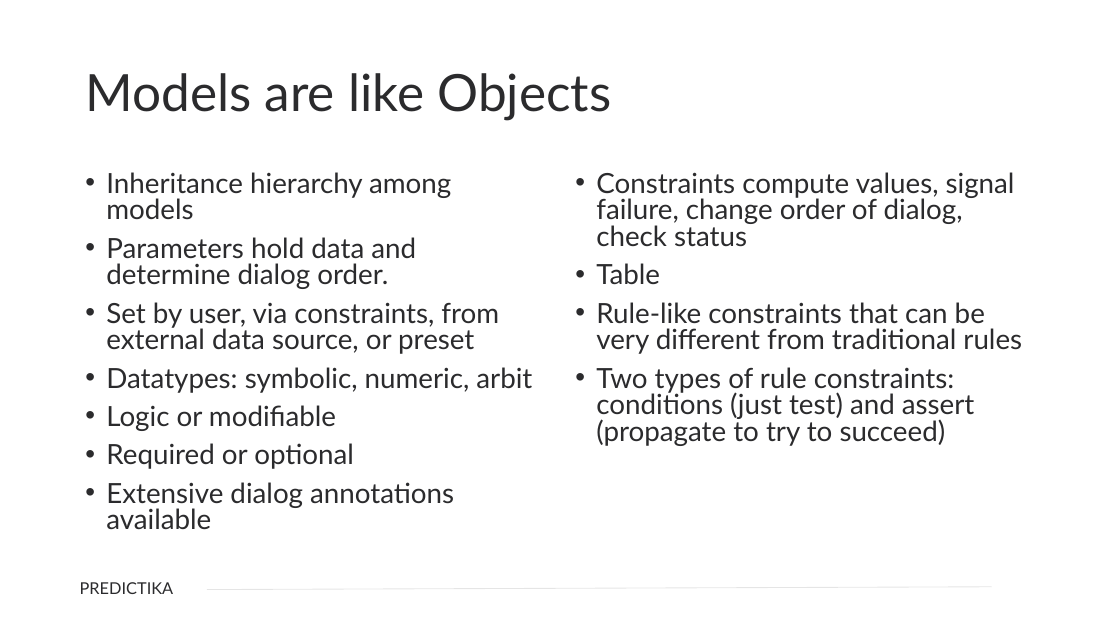
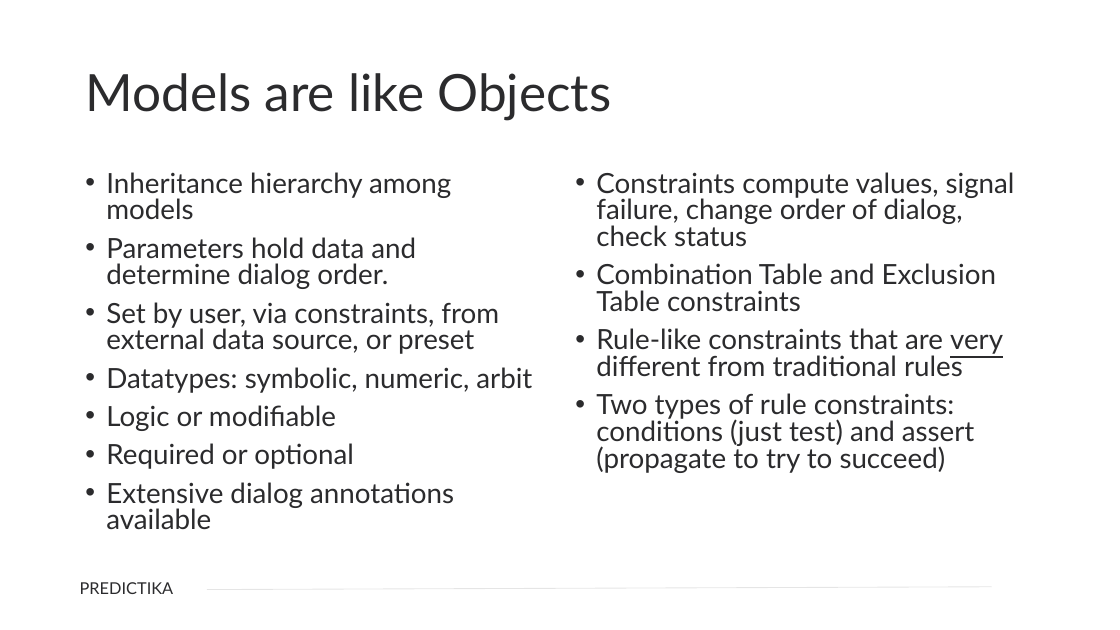
Before and after one commit to Predictika/Training, a slide deck: slide 14 of Predictika Training.pptx. Drawn at 1120x630 pixels with LibreOffice and Linux fonts; fonts in the diff are those of the drawing; background and template pictures are left out. Boxes give left, top, right and bottom in pixels: in the first picture for what was removed or moved away, otherwise in the second. Text is boxed around its words. In the diff, an @@ line names an element or a change of style, - is before the commit and + after.

```diff
--- a/Predictika Training.pptx
+++ b/Predictika Training.pptx
@@ text at box(596, 263, 1003, 377): text changed @@
-• Table
-• Rule-like constraints that can be very different from traditional rules
+• Combination Table and Exclusion Table constraints
+• Rule-like constraints that are very different from traditional rules
```
Also in this commit, not shown: 1 slide added.
